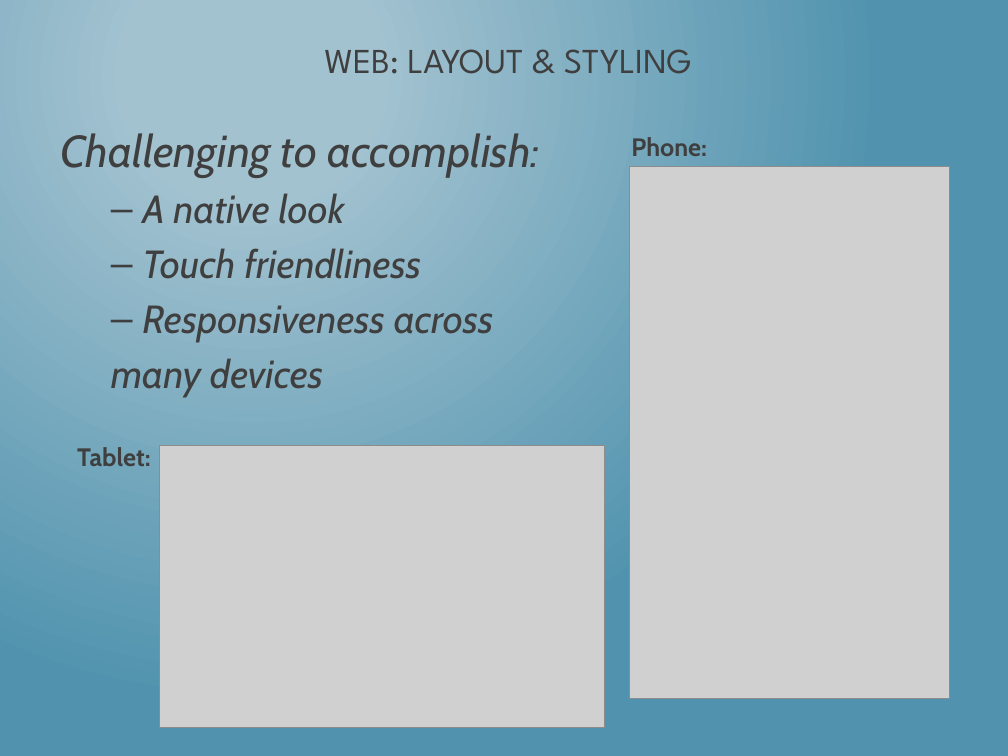
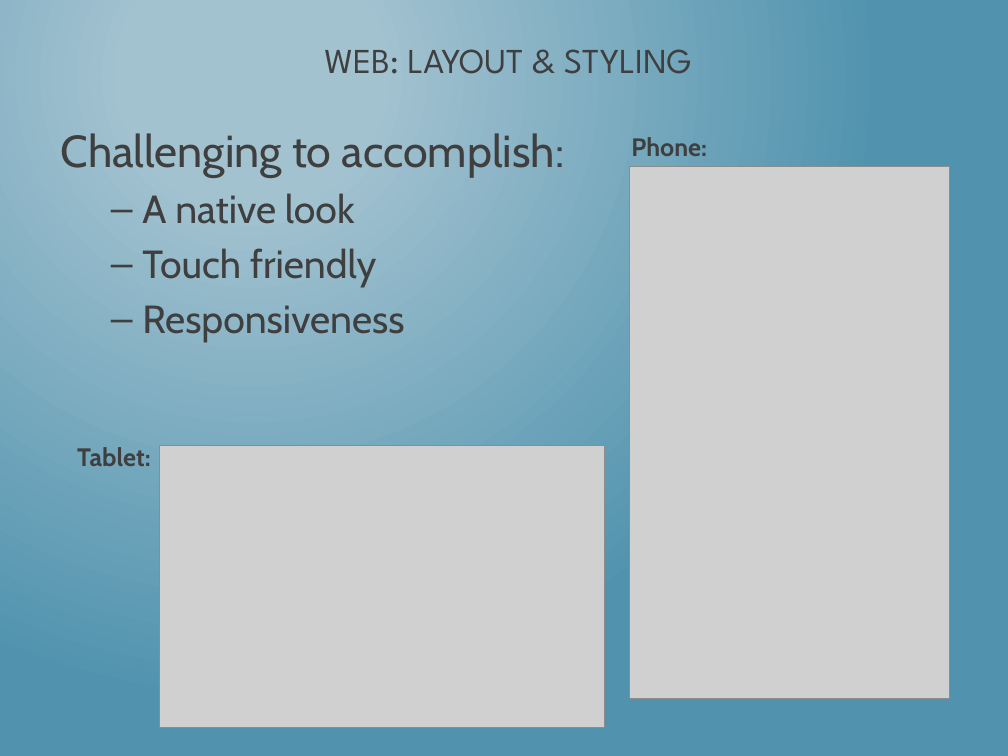
Before and after one commit to dotNetkow/Presentations, a slide deck: slide 18 of 2014-08-11 That Conference - Hybrid Apps/Building PhoneGap Mobile App w KendoUI.pptx (slide 19 before the commit). Drawn at 1008x756 pixels with LibreOffice and Linux fonts; fonts in the diff are those of the drawing; grey boxes stand for pictures. Boxes give left, top, right and bottom in pixels: in the first picture for what was removed or moved away, otherwise in the second. Text is boxed around its words. In the diff, an @@ line names an element or a change of style, - is before the commit and + after.

```diff
--- a/2014-08-11 That Conference - Hybrid Apps/Building PhoneGap Mobile App w KendoUI.pptx
+++ b/2014-08-11 That Conference - Hybrid Apps/Building PhoneGap Mobile App w KendoUI.pptx
@@ text at (x1=60, y1=133, x2=564, y2=224): italic off in "Challenging to accomplish:", "A native look" @@
@@ text at (x1=142, y1=248, x2=404, y2=342): text changed; italic off @@
-  – Touch friendliness
-  – Responsiveness across
-  many devices
+  – Touch friendly
+  – Responsiveness
```
Also in this commit, not shown: 14 other slides changed, 1 other file.
